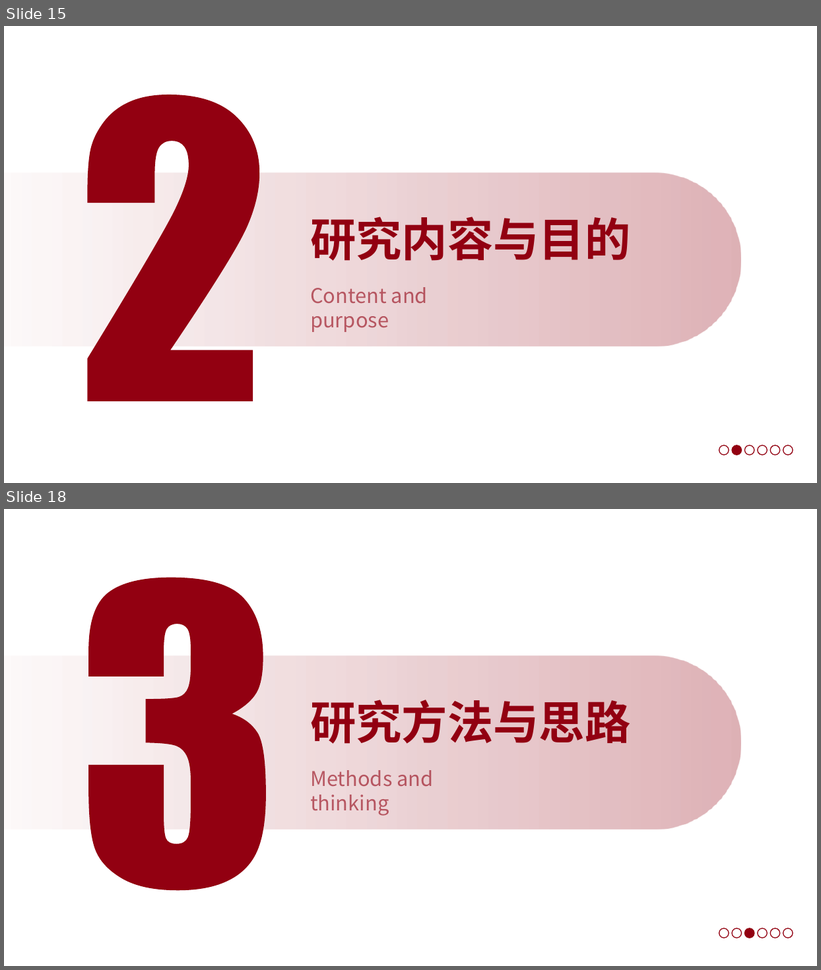
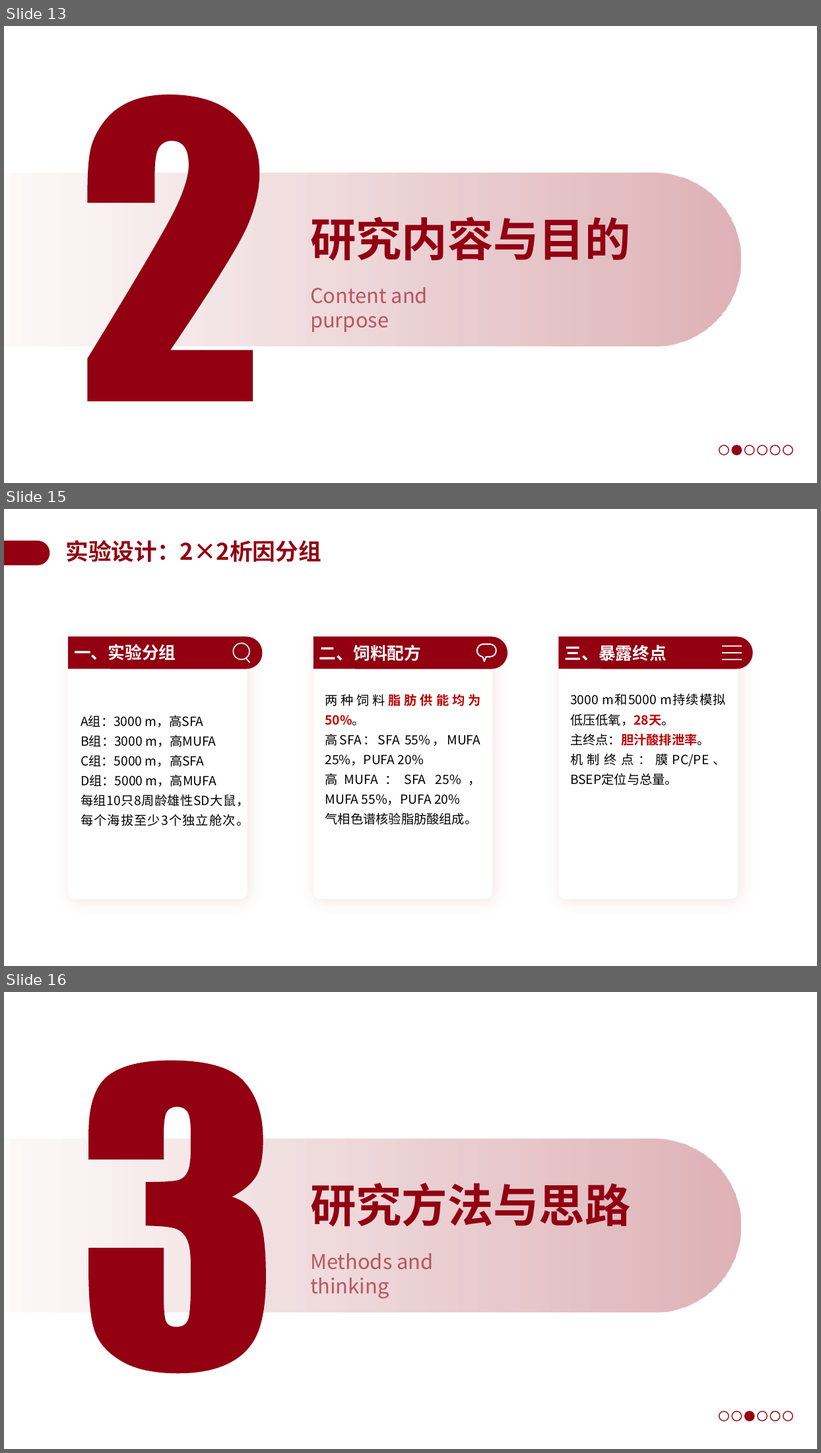
Before and after one commit to a854589274-afk/1, a slide deck: 开题答辩PPT_BSEP高原低压低氧.pptx. Shown one above the other, each under a label of ours: slides 15 and 18 before the commit, slides 13, 15 and 16 after it; the slides between them are not shown. The pictures are 821x970 and 821x1453 pixels, drawn with LibreOffice and Linux fonts; fonts in the diff are those of the drawing; background and template pictures are left out. Boxes give left, top, right and bottom in pixels: in the first picture for what was removed or moved away, otherwise in the second. Text is boxed around its words. In the diff, an @@ line names an element or a change of style, - is before the commit and + after.

```diff
--- a/开题答辩PPT_BSEP高原低压低氧.pptx
+++ b/开题答辩PPT_BSEP高原低压低氧.pptx
@@ slide 15 added at (4,509,817,966), background #FFFFFF @@
@@ freeform shape added at (4,541,50,565), fill #920011 @@
@@ text added at (66,540,321,562), 27 pt, text #920011, bold @@
+实验设计：2×2析因分组
@@ rounded rectangle added at (68,636,248,900), fill #FFFFFF @@
@@ freeform shape added at (68,636,262,669), fill #920011 @@
@@ text added at (74,644,176,661), 20 pt, text #FFFFFF, bold @@
+一、实验分组
@@ freeform shape added at (233,642,250,663), fill #FFFFFF @@
@@ rounded rectangle added at (314,636,492,900), fill #FFFFFF @@
@@ freeform shape added at (314,636,507,669), fill #920011 @@
@@ text added at (319,645,421,661), 20 pt, text #FFFFFF, bold @@
+二、饲料配方
@@ freeform shape added at (477,644,497,662), fill #FFFFFF @@
@@ rounded rectangle added at (559,636,739,900), fill #FFFFFF @@
@@ freeform shape added at (559,636,753,669), fill #920011 @@
@@ text added at (565,645,667,661), 20 pt, text #FFFFFF, bold @@
+三、暴露终点
@@ freeform shape added at (722,646,742,660), fill #FFFFFF @@
@@ text added at (325,694,481,825), 15 pt, text #000000 @@
+两种饲料脂肪供能均为50%。
+高SFA：SFA 55%，MUFA 25%，PUFA 20%
+高MUFA：SFA 25%，MUFA 55%，PUFA 20%
+气相色谱核验脂肪酸组成。
@@ text added at (570,694,726,786), 15 pt, text #000000 @@
+3000 m和5000 m持续模拟低压低氧，28天。
+主终点：胆汁酸排泄率。
+机制终点：膜PC/PE、BSEP定位与总量。
@@ text added at (81,716,249,826), 15 pt, text #000000 @@
+A组：3000 m，高SFA
+B组：3000 m，高MUFA
+C组：5000 m，高SFA
+D组：5000 m，高MUFA
+每组10只8周龄雄性SD大鼠，每个海拔至少3个独立舱次。
@@ what was slide 15 is now slide 13 @@
@@ what was slide 18 is now slide 16 @@
```
Also in this commit, not shown: 2 slides changed, 15 other slides added, 18 slides removed.
